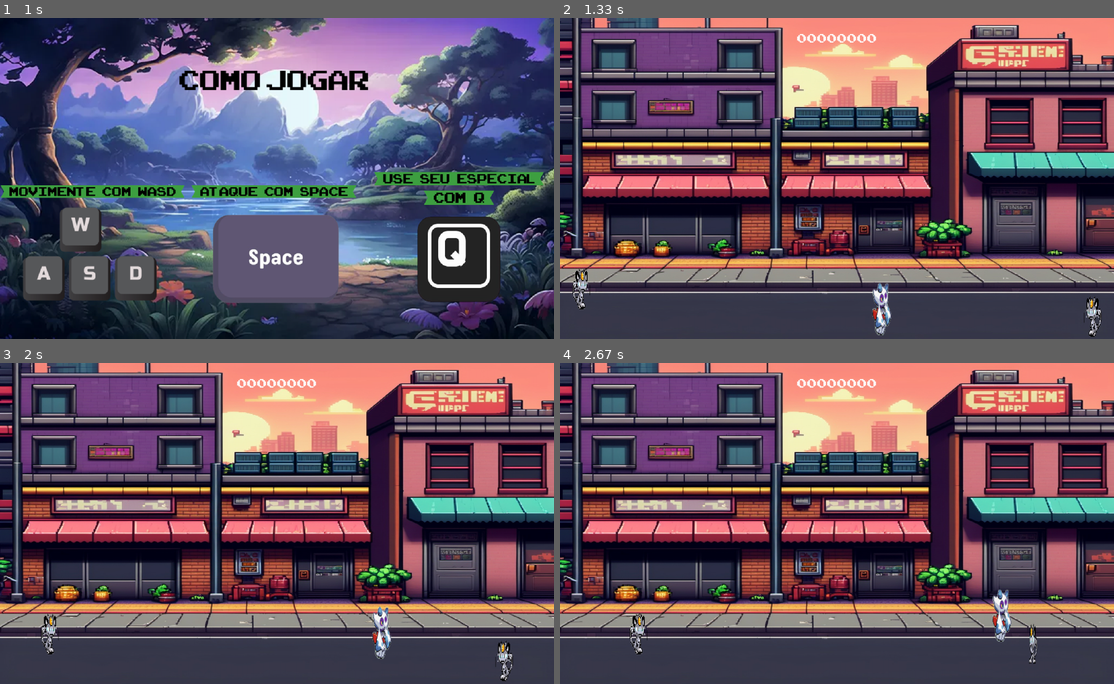
Above: before the commit, frames 1-4 (two rows, left to right).
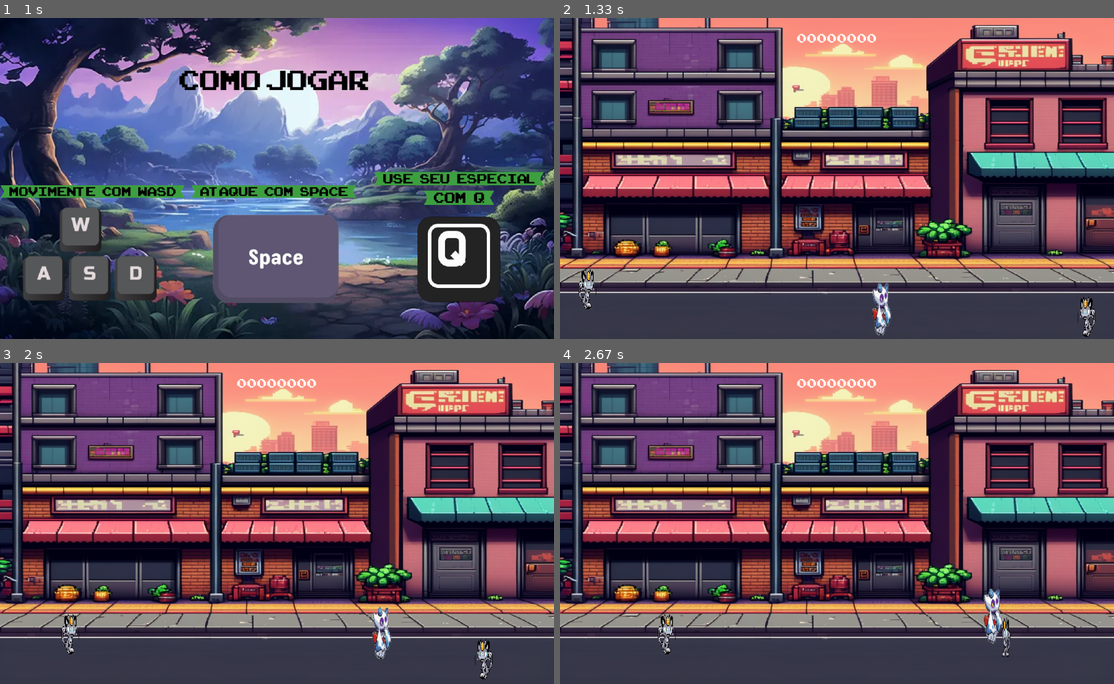
Above: after the commit, the same moments.

Repository: JPNoman/PyGame-Beat-Em-Up
Game: pygame game, started from jogo.py
Two runs of this game, one before a commit and one after it. Both use one fixed random seed, a clock stepped at 60 frames per second and the inputs below.
Inputs:
- Up to frame 1 (1 s): tap Space at 0.33, 0.67 s
- Up to frame 2 (1.33 s): tap Space at 1 s
- Up to frame 3 (2 s): hold D 1.33-1.8 s; hold W from 1.83 s (still down)
- Up to frame 4 (2.67 s): release W at 2.13 s; hold D 2.17-2.63 s

Frame 1 is identical in both runs. In frame 2, 0.6% of the frame differs, in the area x 2-98%, y 77-100%; in frame 3, 0.8%; in frame 4, 1.2%, in the area x 12-87%, y 70-94%.

Commit message:
aumenta inimigos

Diff:
--- a/jogo.py
+++ b/jogo.py
@@ -39,6 +39,8 @@
 state = INIT
 esquerda_enemy = False
 score = 0
+inim_add = 0
+reforços = 0
 
 # Define o jogador
 
@@ -308,8 +310,8 @@
             direction_y = (player_y - enemy_y) / distance
 
             # Ajustar a velocidade
-            self.speedx = direction_x * 2.5
-            self.speedy = direction_y * 2.5
+            self.speedx = direction_x * 3.5
+            self.speedy = direction_y * 3.5
 
         if now - self.last_update > self.frame_rate:
             self.last_update = now
@@ -683,8 +685,10 @@
 
             explosao = Explosion(meteor.rect.center, assets, death_sheet=assets['death'])
             all_sprites.add(explosao)
+
+            # Atualiza score
             score += 100
-
+            inim_add = score // 1000
 
         # Verifica se houve colisão entre nave e meteoro
         hits = pygame.sprite.spritecollide(jogador, enemies, True)
@@ -694,6 +698,12 @@
             time.sleep(5) # Precisa esperar senão fecha
 
             game = False
+
+        if inim_add > reforços:
+            reforços = inim_add
+            m = Enemy(assets['Meowth'], assets['Meowth'], jogador)
+            all_sprites.add(m)
+            enemies.add(m)
         # ----- Gera saídas
         all_sprites.update()
         window.fill((0, 0, 0))  # Preenche com a cor preta
